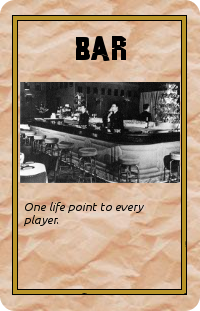
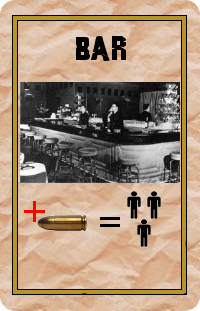
Layers edited between the first and the second 200×311 image:
removed layer "One life point to every player..." over [24, 202, 144, 226]
added layer "person.xcf copy #3" above "person.xcf copy #2" over [137, 219, 151, 247]
added layer "person.xcf copy #2" above "person.xcf copy #1" over [147, 191, 161, 219]
added layer "person.xcf copy #1" above "Background #1" over [127, 191, 141, 219]
added layer "=" above "+ ..." over [100, 217, 120, 227]
added layer "+ ..." above "bullet.xcf" over [24, 201, 45, 222]
added layer "bullet.xcf" above "BAR" over [37, 215, 87, 231]
